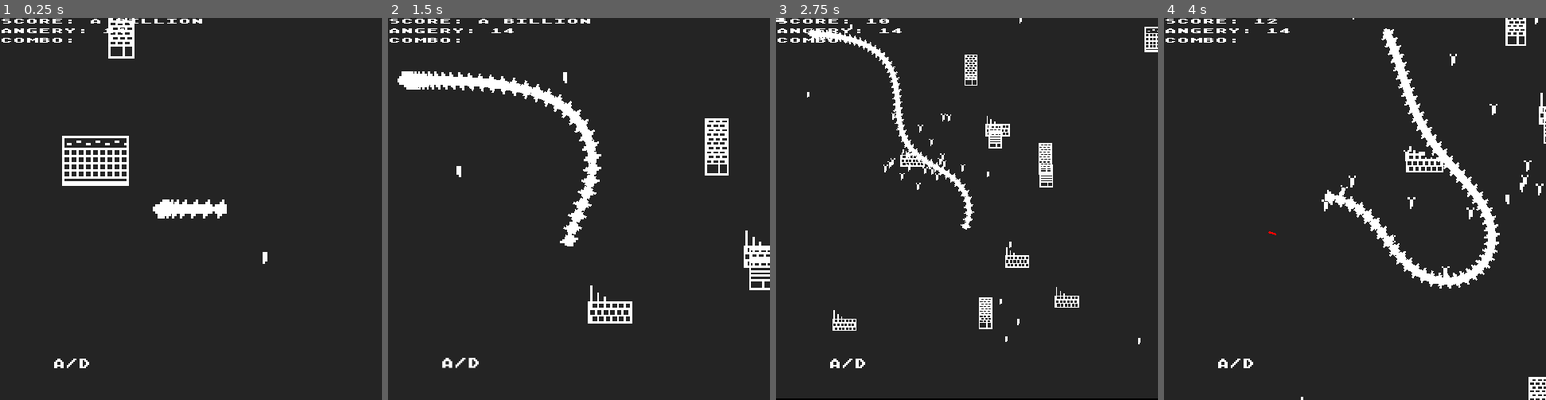
Above: before the commit, frames 1-4 (left to right).
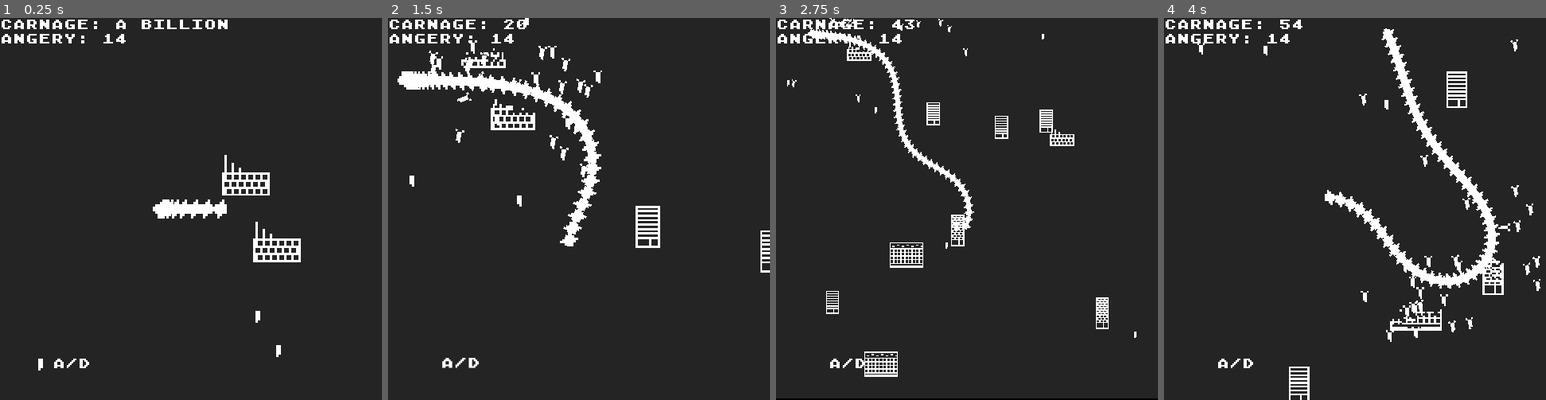
Above: after the commit, the same moments.

Repository: crayonmelon/Centipede_game
Game: Godot game, scene res://world.tscn
Same seed, same stepped clock (60 frames per second), same inputs: the game is played once before the commit and once after it.
Inputs:
- Up to frame 1 (0.25 s): no input
- Up to frame 2 (1.5 s): hold D (1_right) 0.53-1.28 s; hold A (1_left) from 1.28 s (still down)
- Up to frame 3 (2.75 s): release A (1_left) at 2.03 s; hold D (1_right) from 2.03 s (still down)
- Up to frame 4 (4 s): release D (1_right) at 3.53 s; hold A (1_left) from 3.53 s (still down)

The runs differ from the first frame. In frame 1, 3.8% of the frame differs, in the area x 0-79%, y 0-93%; in frame 2, 4.5%, in the area x 0-100%, y 0-80%; in frame 3, 4.4%; in frame 4, 3.9%.

Commit message:
tank work

Diff:
--- /dev/null
+++ b/LEVEL_MANAGER.gd
@@ -0,0 +1,65 @@
+extends Node
+
+@onready var spawner = $Spawner
+@onready var score_controller = $SCORE_CONTROLLER
+@onready var spawn_timer = $SpawnEnemy
+
+
+var enemy_fella = preload("res://scenes/Enemy.tscn")
+var enemy_tank = preload("res://scenes/Tank.tscn")
+
+var enemies_cost = [[enemy_fella, 5], [enemy_tank, 15]]
+
+var current_angery = 1
+var current_score = 0
+
+var difficulty = 0
+var started = false
+
+var budget = 0
+
+func difficulty_check(val):
+
+	if started: return
+
+	if current_score > 100:
+		started = true
+		difficulty +=1
+		Enemy_Spawner()
+
+func increase_score(val):
+	current_score += val * current_angery
+	budget += val * current_angery
+	difficulty_check(current_score)
+	score_controller.increase_score(current_score)
+
+func Enemy_Spawner():
+
+	# Difficulty check and valuer
+	print("budget: ",budget)
+	while budget > 0:
+		var ran = randi_range(0, enemies_cost.size()-1)
+		budget -= enemies_cost[ran][1]
+
+		if enemies_cost[ran][1] < budget:
+			Spawn_Stuff(enemies_cost[ran][0], 1)
+
+
+	spawn_timer.start(randi_range(5,7))
+
+	await spawn_timer.timeout
+
+	Enemy_Spawner()
+
+
+func Spawn_Stuff(spawny, num):
+	for n in range(num):
+		var obj = spawny.instantiate()
+		obj.global_position = rand_Vector()
+		add_child(obj)
+
+func rand_Vector():
+
+	return Vector2(
+		randi_range(GLOBALS.WORLD_BORDER_X_MIN, GLOBALS.WORLD_BORDER_X_MAX),
+		randi_range(GLOBALS.WORLD_BORDER_Y_MIN, GLOBALS.WORLD_BORDER_Y_MAX))
--- a/Scripts/CameraFollow.gd
+++ b/Scripts/CameraFollow.gd
@@ -29,7 +29,6 @@
 
 	global_position = global_position.lerp(target,.1)
 
-
 func camera_scale(delta):
 
 	var scale = 3
@@ -53,5 +52,5 @@
 
 	elif scale < 3:
 		max_size = false
-		zoom.x = lerp(zoom.x,scale, 1)
-		zoom.y = lerp(zoom.y,scale, 1)
+		zoom.x = scale
+		zoom.y = scale
--- a/Scripts/Centipede_Controls.gd
+++ b/Scripts/Centipede_Controls.gd
@@ -47,7 +47,7 @@
 func Dies():
 
 	get_parent().Died(self)
-	is_parent = true
+	#is_parent = true
 
 func screen_wrap():
 
@@ -57,6 +57,5 @@
 		get_parent().Set_Sibling_Wrapping(self)
 		wrapping = false
 
-
 	position.x = wrapf(position.x,GLOBALS.WORLD_BORDER_X_MIN, GLOBALS.WORLD_BORDER_X_MAX)
 	position.y = wrapf(position.y,GLOBALS.WORLD_BORDER_Y_MIN, GLOBALS.WORLD_BORDER_Y_MAX)
--- a/Scripts/GLOBALS.gd
+++ b/Scripts/GLOBALS.gd
@@ -17,4 +17,4 @@
 var EDGING = false
 
 func UPDATE_SCORE(val):
-	get_tree().get_root().get_node("World/SCORE_CONTROLLER").increase_score(val)
+	get_tree().get_root().get_node("LEVEL_MANAGER").increase_score(val)
--- a/Scripts/SpawnStuff.gd
+++ b/Scripts/SpawnStuff.gd
@@ -5,13 +5,15 @@
 var buildin = preload("res://scenes/buildings/buildin.tscn")
 var civ = preload("res://scenes/civilian.tscn")
 
-var enemy_1 = preload("res://scenes/Enemy.tscn")
+var enemy_fella = preload("res://scenes/Enemy.tscn")
+var enemy_tank = preload("res://scenes/Tank.tscn")
+
 
 func _ready():
 	Spawn_Stuff(buildin,30)
 	Spawn_Stuff(civ,15)
 
-	Spawn_Enemies(enemy_1,3)
+	#Spawn_Enemies(enemy_tank,3)
 
 func Spawn_Stuff(spawny, num):
 	for n in range(num):
--- a/project.godot
+++ b/project.godot
@@ -24,6 +24,7 @@
 window/size/viewport_width=480
 window/size/viewport_height=480
 window/stretch/mode="viewport"
+window/stretch/aspect="ignore"
 
 [input]
 
--- /dev/null
+++ b/scenes/Tank.tscn
@@ -0,0 +1,80 @@
+[gd_scene load_steps=8 format=3 uid="uid://c6kkvryhl68bu"]
+
+[ext_resource type="Script" path="res://scenes/Walk_To_Player.gd" id="1_vtorr"]
+[ext_resource type="Texture2D" uid="uid://dt6f5xx050xni" path="res://Sprite/tank/tank_bottom.png" id="2_vgoth"]
+[ext_resource type="Script" path="res://Scripts/Gun.gd" id="3_ak3ar"]
+[ext_resource type="Texture2D" uid="uid://t3x0qnhmqjlw" path="res://Sprite/tank/tank_top.png" id="4_3kelx"]
+
+[sub_resource type="Animation" id="Animation_2o64n"]
+length = 0.001
+tracks/0/type = "value"
+tracks/0/imported = false
+tracks/0/enabled = true
+tracks/0/path = NodePath(".:frame")
+tracks/0/interp = 1
+tracks/0/loop_wrap = true
+tracks/0/keys = {
+"times": PackedFloat32Array(0),
+"transitions": PackedFloat32Array(1),
+"update": 1,
+"values": [0]
+}
+
+[sub_resource type="Animation" id="Animation_ndg03"]
+resource_name = "tank_anim"
+loop_mode = 1
+tracks/0/type = "value"
+tracks/0/imported = false
+tracks/0/enabled = true
+tracks/0/path = NodePath(".:frame")
+tracks/0/interp = 1
+tracks/0/loop_wrap = true
+tracks/0/keys = {
+"times": PackedFloat32Array(0, 1),
+"transitions": PackedFloat32Array(1, 1.07177),
+"update": 0,
+"values": [0, 9]
+}
+
+[sub_resource type="AnimationLibrary" id="AnimationLibrary_v7sen"]
+_data = {
+"RESET": SubResource("Animation_2o64n"),
+"tank_anim": SubResource("Animation_ndg03")
+}
+
+[node name="Enemy" type="Node2D"]
+script = ExtResource("1_vtorr")
+
+[node name="Sprite2D" type="Sprite2D" parent="."]
+texture_filter = 1
+position = Vector2(2.98023e-08, 0)
+texture = ExtResource("2_vgoth")
+hframes = 3
+vframes = 4
+
+[node name="AnimationPlayer" type="AnimationPlayer" parent="Sprite2D"]
+autoplay = "tank_anim"
+libraries = {
+"": SubResource("AnimationLibrary_v7sen")
+}
+
+[node name="Gun" type="Node2D" parent="."]
+position = Vector2(1, -1.5)
+rotation = 3.14159
+script = ExtResource("3_ak3ar")
+
+[node name="Gun_sprite" type="Sprite2D" parent="Gun"]
+texture_filter = 1
+position = Vector2(1.00001, -1.5)
+texture = ExtResource("4_3kelx")
+flip_h = true
+flip_v = true
+hframes = 3
+vframes = 4
+
+[node name="Timer" type="Timer" parent="Gun"]
+wait_time = 3.0
+autostart = true
+
+[connection signal="timeout" from="Gun/Timer" to="." method="_on_timer_timeout"]
+[connection signal="timeout" from="Gun/Timer" to="Gun" method="_on_timer_timeout"]
--- a/scenes/Walk_To_Player.gd
+++ b/scenes/Walk_To_Player.gd
@@ -8,8 +8,6 @@
 	pass # Replace with function body.
 
 func _process(delta):
-	print(position)
-
 	position.x = move_toward(position.x, target.x,delta*10)
 	position.y = move_toward(position.y, target.y,delta*10)
 
--- a/score_check.gd
+++ b/score_check.gd
@@ -1,18 +1,10 @@
 extends CanvasLayer
 
 @onready var score_meter = $score_meter
-var current_score = 0
+
 @onready var angery_meter = $angery_meter
-var current_angery = 0
 
-@onready var combo_timer = $combo_timer
-@onready var combo_meter = $combo_meter
-var current_combo = 1
 
 func increase_score(val):
 
-	current_score += val * current_combo
-	score_meter.text = "SCORE: " + str(current_score)
-
-func combo_controller():
-	combo_timer.start()
+	score_meter.text = "CARNAGE: " + str(val)
--- a/world.tscn
+++ b/world.tscn
@@ -1,6 +1,7 @@
-[gd_scene load_steps=12 format=3 uid="uid://8gww200imsw4"]
+[gd_scene load_steps=13 format=3 uid="uid://8gww200imsw4"]
 
 [ext_resource type="Script" path="res://Scripts/Centipede_Parent.gd" id="1_hxdub"]
+[ext_resource type="Script" path="res://LEVEL_MANAGER.gd" id="1_rrlbx"]
 [ext_resource type="Script" path="res://Scripts/SpawnStuff.gd" id="1_slty4"]
 [ext_resource type="PackedScene" uid="uid://cb43f81ox2b23" path="res://scenes/centipede_body.tscn" id="2_4d300"]
 [ext_resource type="Texture2D" uid="uid://x34cgynde6m8" path="res://Sprite/WhiteSquare.png" id="3_ybqhk"]
@@ -46,34 +47,24 @@
 "bounce": SubResource("Animation_qo625")
 }
 
-[node name="World" type="Node2D"]
-script = ExtResource("1_slty4")
+[node name="LEVEL_MANAGER" type="Node"]
+script = ExtResource("1_rrlbx")
 
 [node name="SCORE_CONTROLLER" type="CanvasLayer" parent="."]
 script = ExtResource("8_ftavh")
 
 [node name="score_meter" type="Label" parent="SCORE_CONTROLLER"]
-offset_right = 256.0
+offset_right = 288.0
 offset_bottom = 23.0
-scale = Vector2(1, 0.5)
 theme_override_fonts/font = ExtResource("6_m1u4s")
-text = "SCORE: A BILLION"
+text = "CARNAGE: A BILLION"
 
 [node name="angery_meter" type="Label" parent="SCORE_CONTROLLER"]
-offset_top = 12.0
+offset_top = 18.0
 offset_right = 256.0
-offset_bottom = 35.0
-scale = Vector2(1, 0.5)
+offset_bottom = 41.0
 theme_override_fonts/font = ExtResource("6_m1u4s")
 text = "ANGERY: 14"
-
-[node name="combo_meter" type="Label" parent="SCORE_CONTROLLER"]
-offset_top = 24.0
-offset_right = 256.0
-offset_bottom = 47.0
-scale = Vector2(1, 0.5)
-theme_override_fonts/font = ExtResource("6_m1u4s")
-text = "COMBO: "
 
 [node name="combo_timer" type="Timer" parent="SCORE_CONTROLLER"]
 
@@ -176,6 +167,9 @@
 scale = Vector2(150, 150)
 texture = ExtResource("3_ybqhk")
 
+[node name="Spawner" type="Node2D" parent="."]
+script = ExtResource("1_slty4")
+
 [node name="Centipede" type="Node2D" parent="."]
 script = ExtResource("1_hxdub")
 
@@ -186,3 +180,4 @@
 script = ExtResource("6_x07qx")
 
 [node name="SpawnEnemy" type="Timer" parent="."]
+wait_time = 5.0
Binary file added: Sprite/tank/tank.png
Not shown, added: Sprite/tank/tank.png.import
Binary file added: Sprite/tank/tank_bottom.png
Not shown, added: Sprite/tank/tank_bottom.png.import
Binary file added: Sprite/tank/tank_top.png
Not shown, added: Sprite/tank/tank_top.png.import
